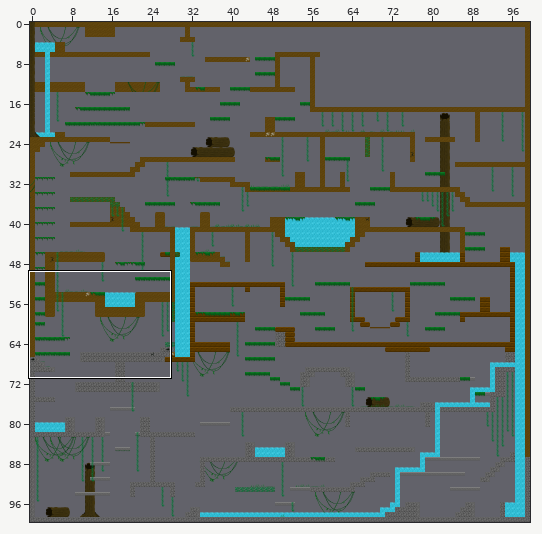
Two versions of a level (Tiled map (JSON), assets/tiled/maps/forestlevel.json). Above, an overview of the earlier version with the close-up marked.
Close-up. As it was:
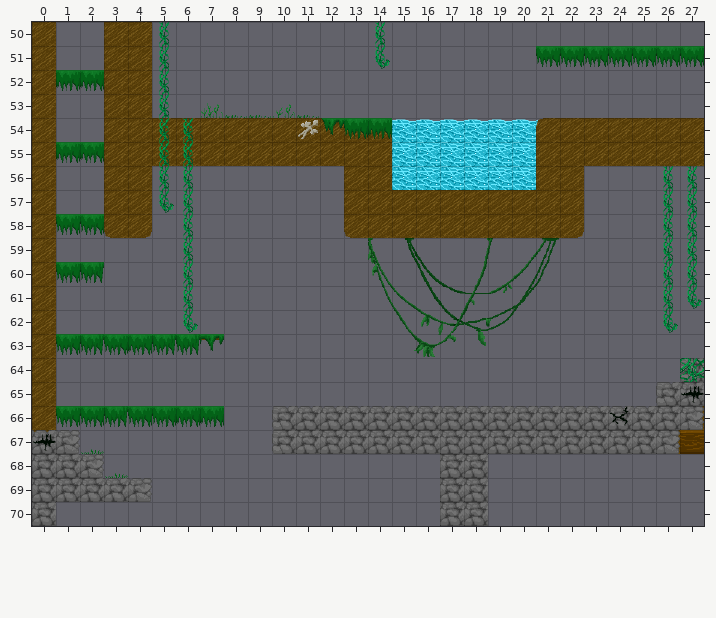
Cells are 32x32 px. Shown: x 0..27, y 50..70. The commit also changed other parts of the map, which this record leaves out.
Now the later version:
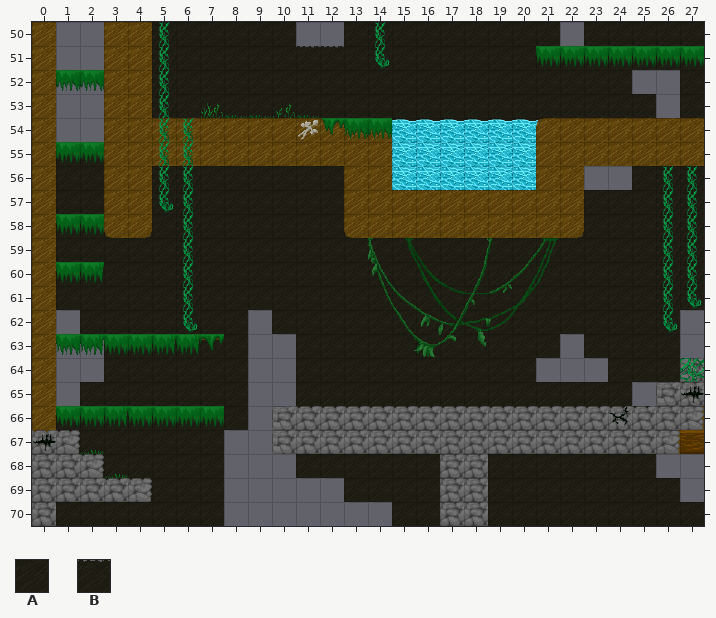
Key: from "oneblock_night": A 4, B 8.
_ is an empty cell.
Edits made:
Layer "background decoration":
y 50: x 5..10 ______ -> AAAAAA; x 13..21 _________ -> AAAAAAAAA; x 23..27 _____ -> AAAAA
y 51: x 5..27 _______________________ -> AAAAAABBAAAAAAAAAAAAAAA
y 52: x 5..24 ____________________ -> AAAAAAAAAAAAAAAAAAAA; x 27 _ -> A
y 53: x 5..25 _____________________ -> AAAAAAAAAAAAAAAAAAAAA; x 27 _ -> A
y 54: x 15..21 _______ -> AAAAAAA
y 55: x 1..2 __ -> AA
y 56: x 1..2 __ -> AA; x 5..12 ________ -> AAAAAAAA; x 25..27 ___ -> AAA
y 57: x 1..2 __ -> AA; x 5..12 ________ -> AAAAAAAA; x 23..27 _____ -> AAAAA
y 58: x 1..13 _____________ -> AAAAAAAAAAAAA; x 22..27 ______ -> AAAAAA
y 59..61: x 1..27 ___________________________ -> AAAAAAAAAAAAAAAAAAAAAAAAAAA
y 62: x 2..8 _______ -> AAAAAAA; x 10..26 _________________ -> AAAAAAAAAAAAAAAAA
y 63: x 3..8 ______ -> AAAAAA; x 11..21 ___________ -> AAAAAAAAAAA; x 23..26 ____ -> AAAA
y 64: x 3..8 ______ -> AAAAAA; x 11..20 __________ -> AAAAAAAAAA; x 24..26 ___ -> AAA
y 65: x 2..8 _______ -> AAAAAAA; x 11..24 ______________ -> AAAAAAAAAAAAAA
y 66: x 1..8 ________ -> AAAAAAAA; x 11..25 _______________ -> AAAAAAAAAAAAAAA
y 67: x 1..7 _______ -> AAAAAAA
y 68: x 2..7 ______ -> AAAAAA; x 11..16 ______ -> AAAAAA; x 19..25 _______ -> AAAAAAA
y 69: x 3..7 _____ -> AAAAA; x 13..16 ____ -> AAAA; x 19..26 ________ -> AAAAAAAA
y 70: x 1..7 _______ -> AAAAAAA; x 15..16 __ -> AA; x 19..27 _________ -> AAAAAAAAA
